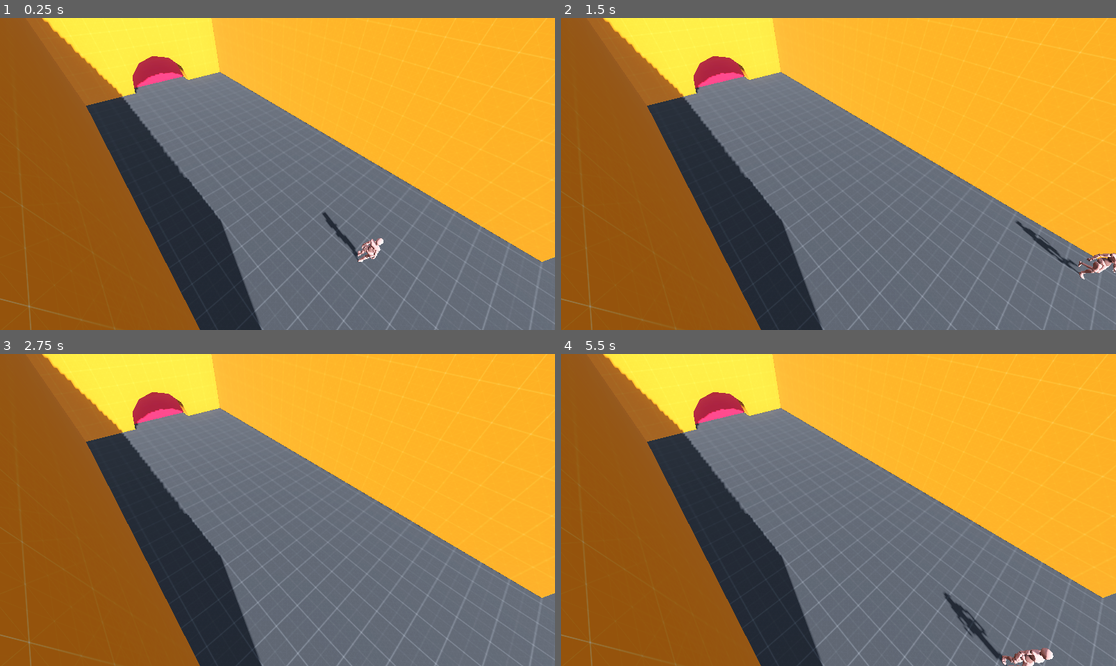
Above: before the commit, frames 1-4 (two rows, left to right).
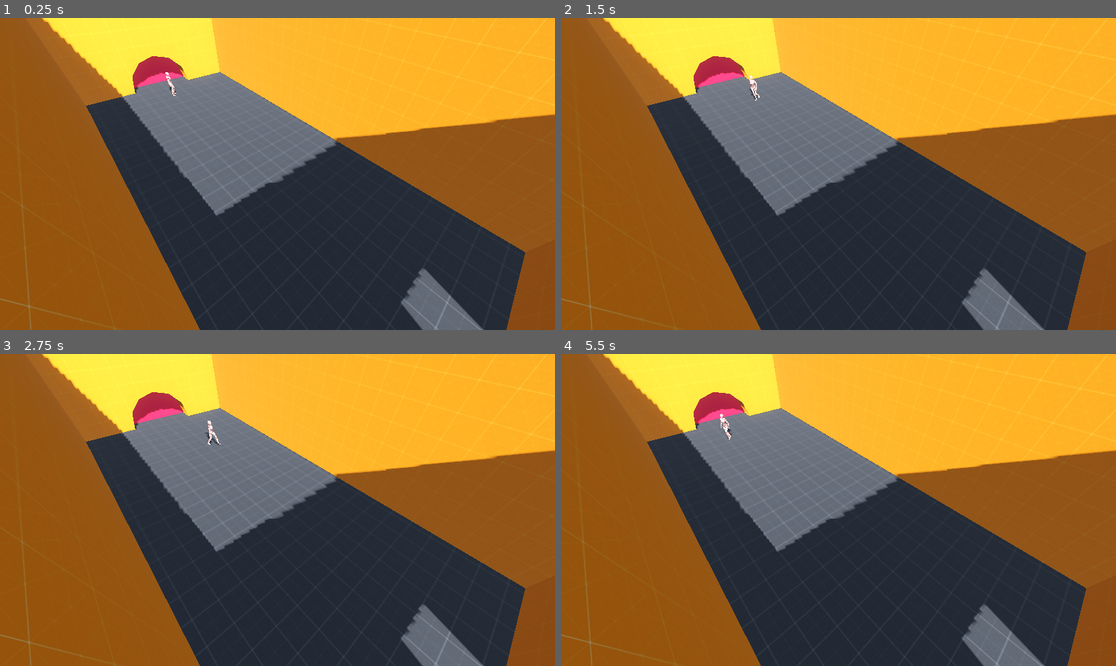
Above: after the commit, the same moments.

Repository: Bloombeard/diamond-heist
Game: Godot game, scene res://scenes/vault.tscn
Same seed, same stepped clock (60 frames per second), same inputs: the game is played once before the commit and once after it.
Inputs:
- Up to frame 1 (0.25 s): no input
- Up to frame 2 (1.5 s): hold D (move_right) 0.53-1.28 s; hold S (move_backward) from 1.28 s (still down)
- Up to frame 3 (2.75 s): release S (move_backward) at 2.03 s; hold D (move_right) from 2.03 s (still down)
- Up to frame 4 (5.5 s): release D (move_right) at 2.78 s; hold W (move_forward) 2.78-3.53 s; hold A (move_left) 3.53-5.03 s; hold S (move_backward) from 5.03 s (still down)

The runs differ from the first frame. In frame 1, 33% of the frame differs, in the area x 29-100%, y 17-100%; in frame 2, 33%; in frame 3, 33%; in frame 4, 33%, in the area x 28-100%, y 19-100%.

Commit message:
tweaked movement. Added south wall to vault

Diff:
--- a/scenes/vault.tscn
+++ b/scenes/vault.tscn
@@ -30,6 +30,9 @@
 [sub_resource type="StandardMaterial3D" id="StandardMaterial3D_tbgi4"]
 albedo_texture = ExtResource("2_5fq5j")
 uv1_triplanar = true
+
+[sub_resource type="StandardMaterial3D" id="StandardMaterial3D_8iqx6"]
+albedo_texture = ExtResource("2_5fq5j")
 
 [sub_resource type="StandardMaterial3D" id="StandardMaterial3D_0wfyh"]
 albedo_texture = ExtResource("3_skwyo")
@@ -87,6 +90,17 @@
 sides = 12
 material = SubResource("StandardMaterial3D_tbgi4")
 
+[node name="south_wall" type="CSGBox3D" parent="vault_complex"]
+transform = Transform3D(1, 0, 0, 0, 1, 0, 0, 0, 1, -23.735786, 3.4, 0)
+size = Vector3(0.46875, 6.8, 10.8)
+material = SubResource("StandardMaterial3D_sugp2")
+
+[node name="south_wall_subtraction" type="CSGBox3D" parent="vault_complex/south_wall"]
+transform = Transform3D(1, 0, 0, 0, 1, 0, 0, 0, 1, -0.032470703, -2.4726324, 0)
+operation = 2
+size = Vector3(1.0649414, 2.6102295, 1.9064941)
+material = SubResource("StandardMaterial3D_8iqx6")
+
 [node name="east_wall" type="CSGBox3D" parent="vault_complex"]
 transform = Transform3D(1, 0, 0, 0, 1, 0, 0, 0, 1, -12.25, 3.4, 5.41)
 size = Vector3(23.5, 6.9, 0.2)
@@ -114,7 +128,7 @@
 material = SubResource("StandardMaterial3D_tefeu")
 
 [node name="Player" parent="." instance=ExtResource("5_g0dvk")]
-transform = Transform3D(-4.37114e-08, 0, -1, 0, 1, 0, 1, 0, -4.37114e-08, -19.3531, 0, 0)
+transform = Transform3D(-4.37114e-08, 0, -1, 0, 1, 0, 1, 0, -4.37114e-08, -2.6569986, 0, 7.298099e-07)
 
 [node name="hallway_camera" type="Camera3D" parent="."]
 transform = Transform3D(-0.6659867, 0.5582364, -0.49480698, 0.03967631, 0.6888816, 0.7237871, 0.74490774, 0.46240053, -0.4809349, -19.215944, 7.571836, -4.4398465)
--- a/scripts/player.gd
+++ b/scripts/player.gd
@@ -1,8 +1,8 @@
 extends CharacterBody3D
 
 @export_group("Movement")
-@export var move_speed:= 8.0
-@export var acceleration := 20.0
+@export var move_speed:= 2.4
+@export var acceleration := 200.0
 
 var last_movement_direction := Vector3.BACK
 
Not shown: 1 places in scenes/vault.tscn that only renumber resources
